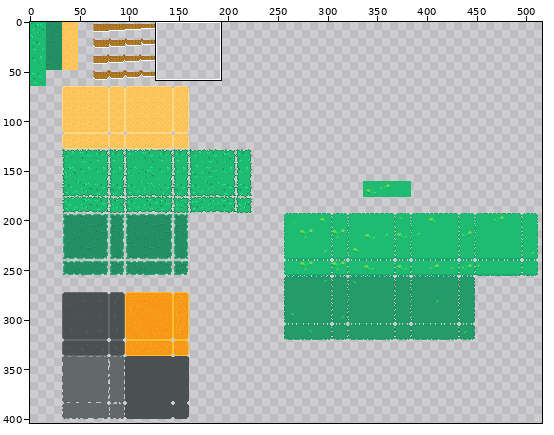
File history of a sprite sheet, assets/Textures/tiles.png. Above, an overview of the earlier version with the close-up marked.
Close-up. Before:
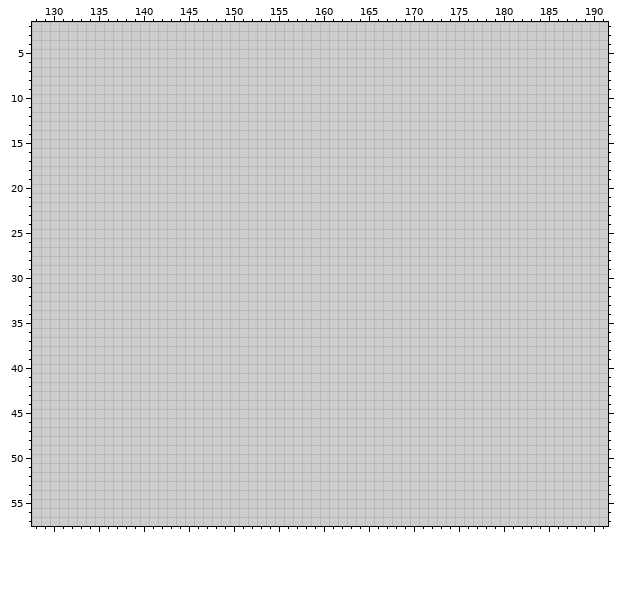
The file is 1024x1024 pixels. Colours within 5 levels of each other are drawn and written as one. Shown: x 128..191, y 2..57. The wide view leaves out empty margins.
After:
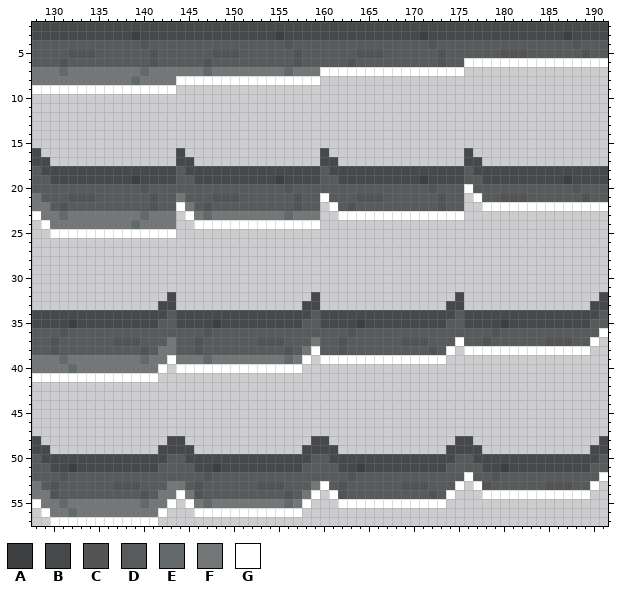
Palette (. is transparent): A #3e3f40  B #46494a  C #515354  D #585b5c  E #63696b  F #747778  G #ffffff
Change:
@@ x 128..191 @@
- 2 ................................................................
- 3 ................................................................
- 4 ................................................................
- 5 ................................................................
- 6 ................................................................
- 7 ................................................................
- 8 ................................................................
- 9 ................................................................
+ 2 BBBBBBBBBBBBBBBBBBBBBBBBBBBBBBBBBBBBBBBBBBBBBBBBBBBBBBBBBBBBBBBB
+ 3 BBBBBBBBBBBABBBBBBBBBBBBBBBABBBBBBBBBBBBBBBABBBBBBBBBBBBBBBABBBB
+ 4 DDDDDDDDDDDDCDDDDDDDDDDDDDDDCDDDDDDDDDDDDDDDCDDDDDDDDDDDDDDDCDDD
+ 5 DDDDCCCDDDDDDCDDDDDDCCCDDDDDDCDDDDDDCCCDDDDDDCDDDDDDCCCDDDDDDCDD
+ 6 DDDCDDDDDDDDDCDDDDDCDDDDDDDDDCDDDDDCDDDDDDDDDCDDGGGGGGGGGGGGGGGG
+ 7 FFFEFFFFFFFFEFFFFFFEFFFFFFFFEFFFGGGGGGGGGGGGGGGG................
+ 8 FFFFFFFFFFFEFFFFGGGGGGGGGGGGGGGG................................
+ 9 GGGGGGGGGGGGGGGG................................................
 10 ................................................................
@@ x 128..191 @@
 15 ................................................................
-16 ................................................................
-17 ................................................................
-18 ................................................................
-19 ................................................................
-20 ................................................................
-21 ................................................................
-22 ................................................................
-23 ................................................................
-24 ................................................................
-25 ................................................................
+16 B...............B...............B...............B...............
+17 BB..............BB..............BB..............BB..............
+18 DBBBBBBBBBBBBBBBDBBBBBBBBBBBBBBBDBBBBBBBBBBBBBBBDBBBBBBBBBBBBBBB
+19 DDBBBBBBBBBABBBBDDBBBBBBBBBABBBBDDBBBBBBBBBABBBBDDBBBBBBBBBABBBB
+20 DDDDDDDDDDDDCDDDDDDDDDDDDDDDCDDDDDDDDDDDDDDDCDDDGDDDDDDDDDDDCDDD
+21 FDDDCCCDDDDDDCDDFDDDCCCDDDDDDCDDGDDDCCCDDDDDDCDD.GDDCCCDDDDDDCDD
+22 FFDCDDDDDDDDDCDDGFDCDDDDDDDDDCDD.GDCDDDDDDDDDCDD..GGGGGGGGGGGGGG
+23 GFFEFFFFFFFFEFFF.GFEFFFFFFFFEFFF..GGGGGGGGGGGGGG................
+24 .GFFFFFFFFFEFFFF..GGGGGGGGGGGGGG................................
+25 ..GGGGGGGGGGGGGG................................................
 26 ................................................................
@@ x 128..191 @@
 31 ................................................................
-32 ................................................................
-33 ................................................................
-34 ................................................................
-35 ................................................................
-36 ................................................................
-37 ................................................................
-38 ................................................................
-39 ................................................................
-40 ................................................................
-41 ................................................................
+32 ...............B...............B...............B...............B
+33 ..............BB..............BB..............BB..............BB
+34 BBBBBBBBBBBBBBBDBBBBBBBBBBBBBBBDBBBBBBBBBBBBBBBDBBBBBBBBBBBBBBBD
+35 BBBBABBBBBBBBBDDBBBBABBBBBBBBBDDBBBBABBBBBBBBBDDBBBBABBBBBBBBBDD
+36 DDDCDDDDDDDDDDDDDDDCDDDDDDDDDDDDDDDCDDDDDDDDDDDDDDDCDDDDDDDDDDDG
+37 DDCDDDDDDCCCDDDFDDCDDDDDDCCCDDDFDDCDDDDDDCCCDDDGDDCDDDDDDCCCDDG.
+38 DDCDDDDDDDDDCDFFDDCDDDDDDDDDCDFGDDCDDDDDDDDDCDG.GGGGGGGGGGGGGG..
+39 FFFEFFFFFFFFEFFGFFFEFFFFFFFFEFG.GGGGGGGGGGGGGG..................
+40 FFFFEFFFFFFFFFG.GGGGGGGGGGGGGG..................................
+41 GGGGGGGGGGGGGG..................................................
 42 ................................................................
@@ x 128..191 @@
 47 ................................................................
-48 ................................................................
-49 ................................................................
-50 ................................................................
-51 ................................................................
-52 ................................................................
-53 ................................................................
-54 ................................................................
-55 ................................................................
-56 ................................................................
-57 ................................................................
+48 B..............BB..............BB..............BB..............B
+49 BB............BBBB............BBBB............BBBB............BB
+50 DBBBBBBBBBBBBBBDDBBBBBBBBBBBBBBDDBBBBBBBBBBBBBBDDBBBBBBBBBBBBBBD
+51 DDBBABBBBBBBBBDDDDBBABBBBBBBBBDDDDBBABBBBBBBBBDDDDBBABBBBBBBBBDD
+52 DDDCDDDDDDDDDDDDDDDCDDDDDDDDDDDDDDDCDDDDDDDDDDDDGDDCDDDDDDDDDDDG
+53 FDCDDDDDDCCCDDDFFDCDDDDDDCCCDDDFGDCDDDDDDCCCDDDG.GCDDDDDDCCCDDG.
+54 FFCDDDDDDDDDCDFFGFCDDDDDDDDDCDFG.GCDDDDDDDDDCDG...GGGGGGGGGGGG..
+55 GFFEFFFFFFFFEFFG.GFEFFFFFFFFEFG...GGGGGGGGGGGG..................
+56 .GFFEFFFFFFFFFG...GGGGGGGGGGGG..................................
+57 ..GGGGGGGGGGGG..................................................
